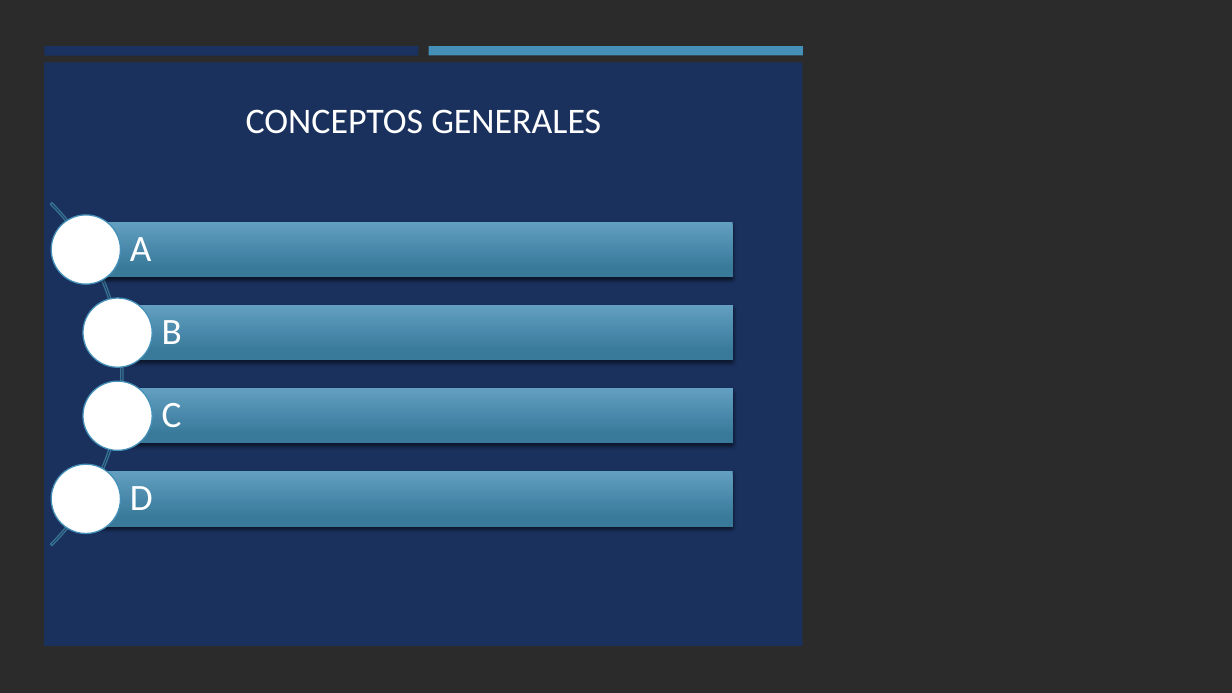
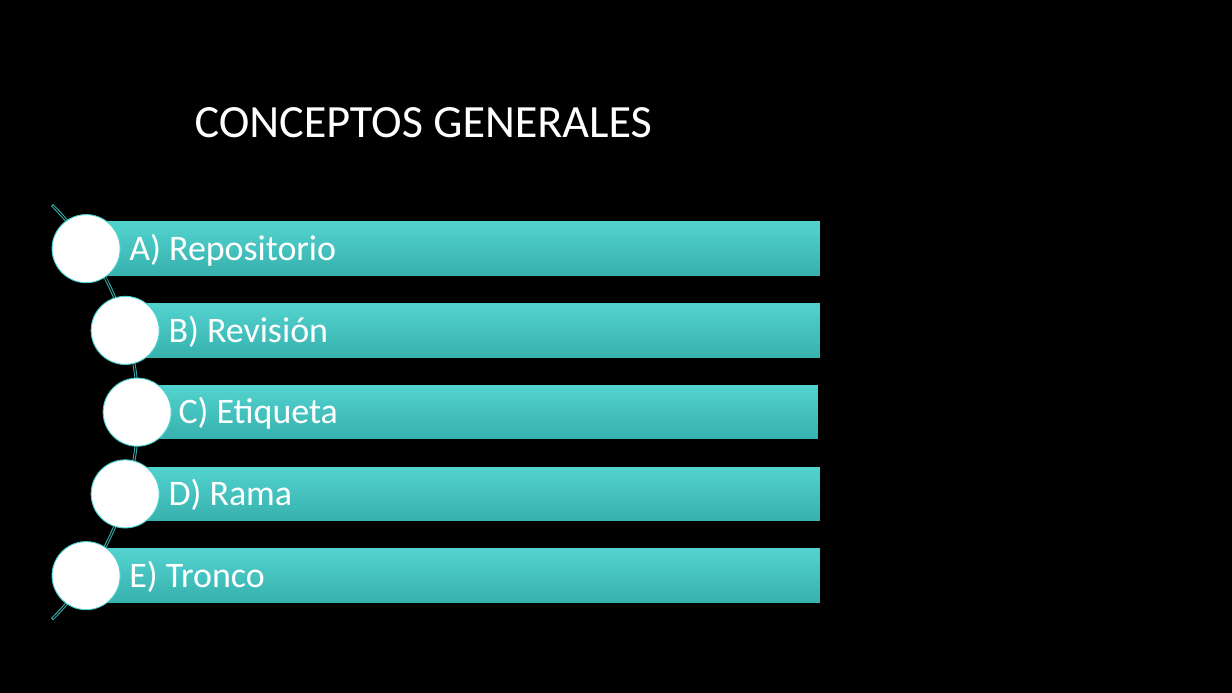
Before and after one commit to Leonelgtzl/Exposicion-FRONT-END, a slide deck: slide 4 of EXPO-FS1A-TEMA1-NF.pptx. Drawn at 1232x693 pixels with LibreOffice and Linux fonts; fonts in the diff are those of the drawing; background and template pictures are left out; a plain dark background stands for a picture behind light text. Boxes give left, top, right and bottom in pixels: in the first picture for what was removed or moved away, otherwise in the second. Text is boxed around its words. In the diff, an @@ line names an element or a change of style, - is before the commit and + after.

```diff
--- a/EXPO-FS1A-TEMA1-NF.pptx
+++ b/EXPO-FS1A-TEMA1-NF.pptx
@@ rectangle removed at [0,0,1232,693] @@
@@ rectangle removed at [44,46,419,55] @@
@@ rectangle removed at [429,46,803,55] @@
@@ rectangle removed at [44,63,803,646] @@
@@ title "CONCEPTOS GENERALES" at [195,107,651,138]: size 28 to 36 pt @@
@@ arch (boxed as its full ring): place and size @@
-arch (boxed as its full ring) at [0,131,123,616]
+arch (boxed as its full ring) at [0,118,139,693]
@@ arch (boxed as its full ring) at [0,118,139,693]: outline #377393 1 pt to #3AA7A4 0.75 pt @@
@@ rectangle: place and size @@
-rectangle at [86,222,733,277]
+rectangle at [86,222,820,276]
@@ text at [129,234,336,266]: text changed; size 29 to 28 pt @@
-A
+A) Repositorio
@@ ellipse: place and size @@
-ellipse at [83,299,152,368]
+ellipse at [91,297,160,365]
@@ rectangle: place and size @@
-rectangle at [117,305,733,360]
+rectangle at [126,303,821,358]
@@ text at [169,316,328,347]: text changed; size 29 to 28 pt @@
-B
+B) Revisión
@@ ellipse: place and size @@
-ellipse at [83,382,152,451]
+ellipse at [104,378,172,446]
@@ rectangle: place and size @@
-rectangle at [117,388,733,444]
+rectangle at [135,385,818,440]
@@ text at [179,397,338,429]: text changed; size 29 to 28 pt @@
-C
+C) Etiqueta
@@ outline #4590B8 1 pt to #49D1CD 0.75 pt in 4 elements at [52,214,120,283], [91,297,160,365], [104,378,172,446], [91,460,160,529] @@
@@ ellipse: place and size @@
-ellipse at [51,464,120,533]
+ellipse at [91,460,160,529]
@@ fill gradient #639FC1 to #3A799B to gradient #53D2CE to #37B3B0; shadow changed in 4 elements at [86,222,820,276], [126,303,821,358], [135,385,818,440], [126,467,821,521] @@
@@ rectangle: place and size @@
-rectangle at [86,471,733,527]
+rectangle at [126,467,821,521]
@@ text at [169,479,293,510]: text changed; size 29 to 28 pt @@
-D
+D) Rama
@@ ellipse added at [52,542,120,610], fill #FFFFFF, outline #49D1CD 0.75 pt @@
@@ rectangle added at [86,549,820,604], fill gradient #53D2CE to #37B3B0 @@
@@ text added at [129,561,265,592], 28 pt, text #FFFFFF @@
+E) Tronco
```
Also in this commit, not shown: 7 other slides changed, 4 slides added, 2 slides removed.
